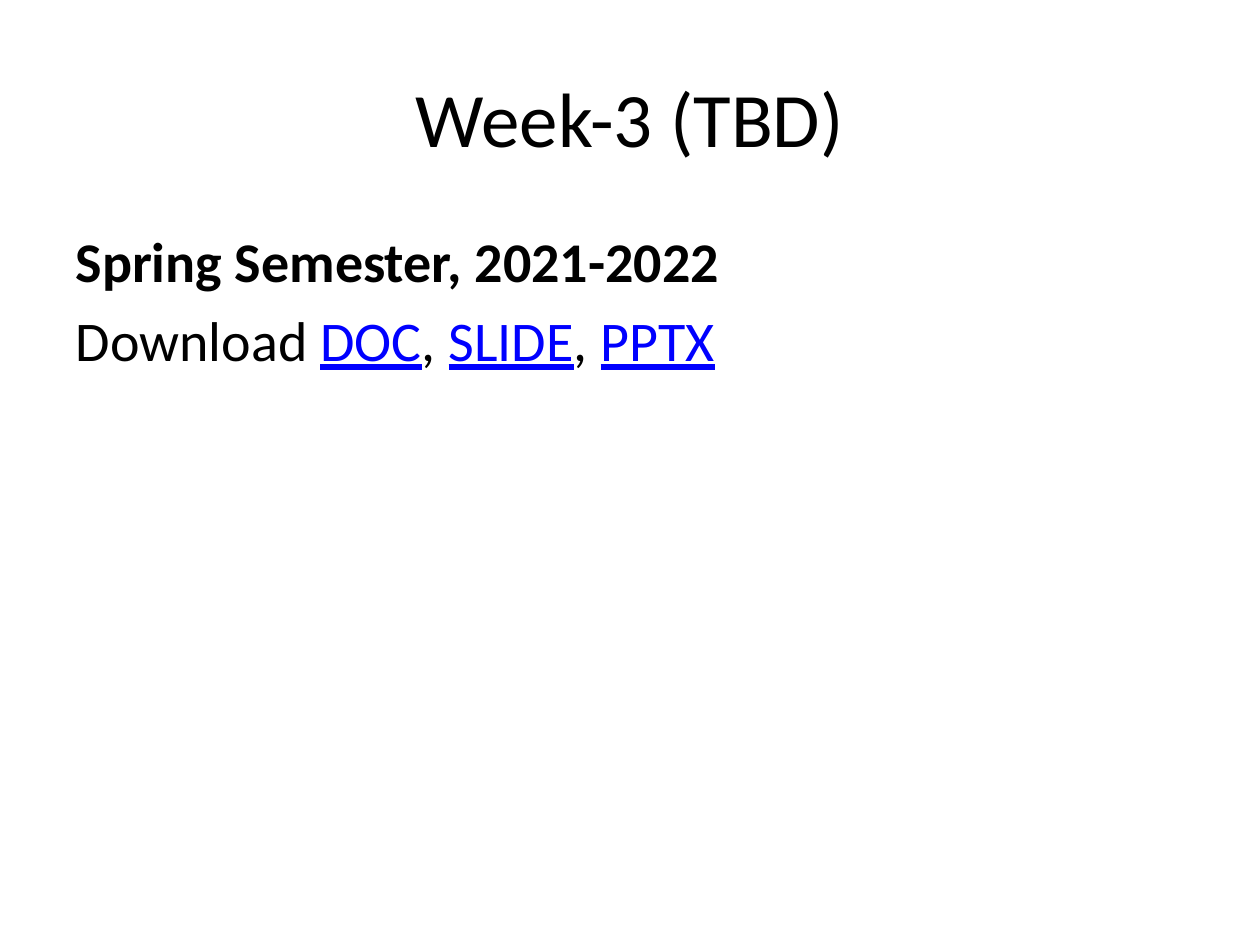
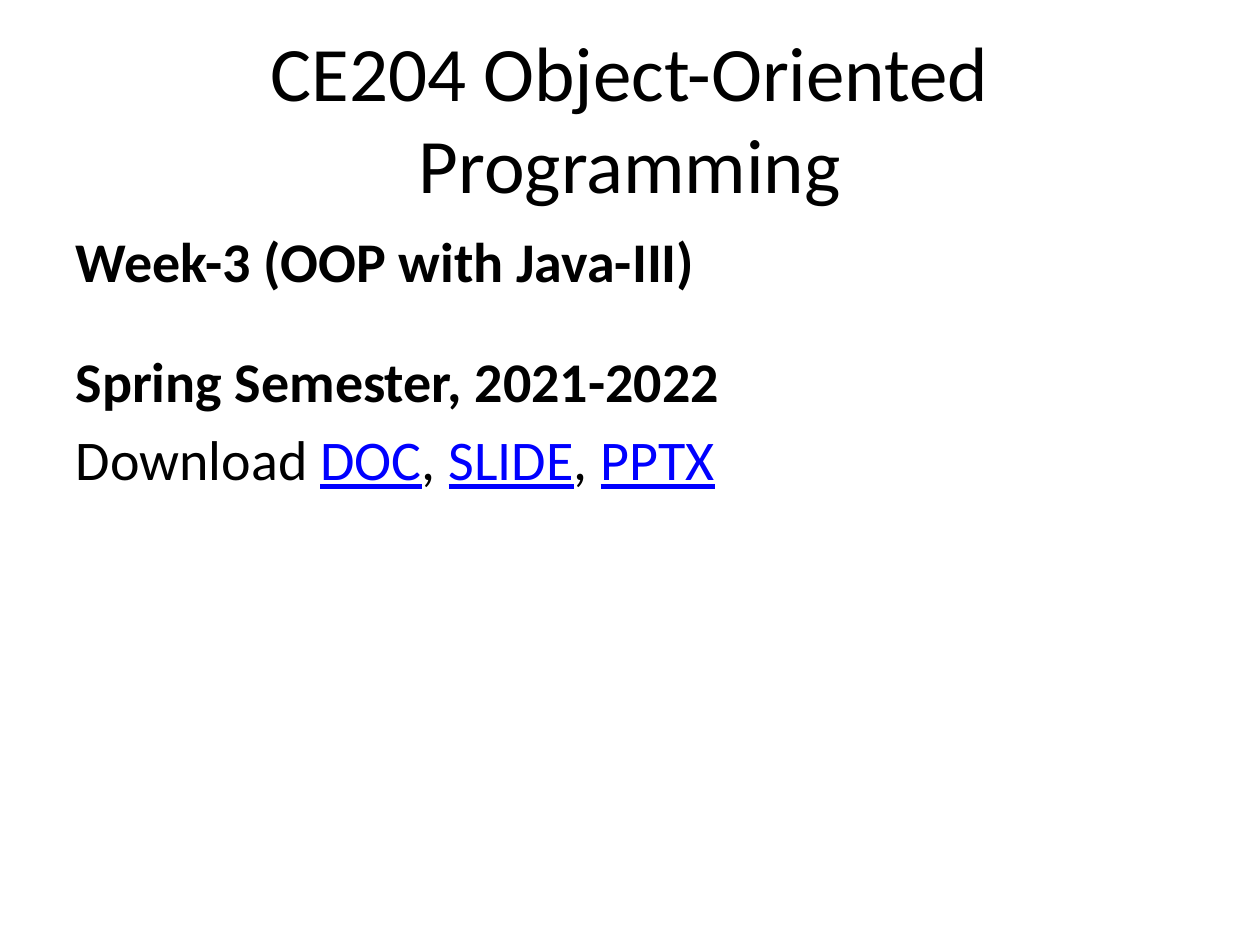
Before and after one commit to ucoruh/ce204-object-oriented-programming, a slide deck: slide 2 of docs/week-3/ce204-week-3.md_word.pptx (slide 3 before the commit). Drawn at 1260x945 pixels with LibreOffice and Linux fonts; fonts in the diff are those of the drawing. Boxes give left, top, right and bottom in pixels: in the first picture for what was removed or moved away, otherwise in the second. Text is boxed around its words. In the diff, an @@ line names an element or a change of style, - is before the commit and + after.

Commit message:
week-3 completed

```diff
--- a/docs/week-3/ce204-week-3.md_word.pptx
+++ b/docs/week-3/ce204-week-3.md_word.pptx
@@ title at box(271, 47, 989, 207): text changed @@
-Week-3 (TBD)
+CE204 Object-Oriented Programming
@@ text at box(76, 240, 694, 291): paragraph added @@
+Week-3 (OOP with Java-III)
```
Also in this commit, not shown: 75 slides added, 4 slides removed, 8 other files.
